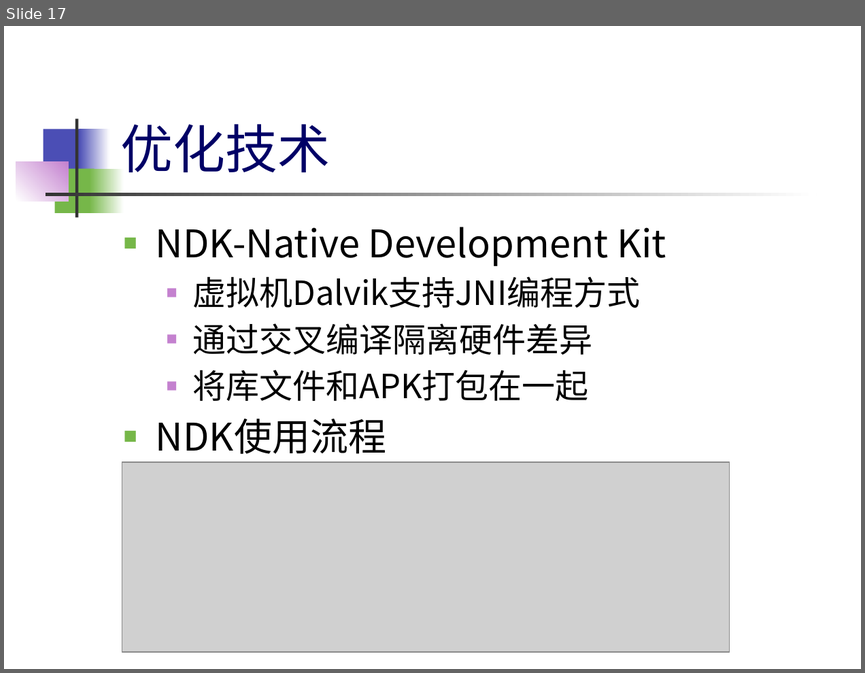
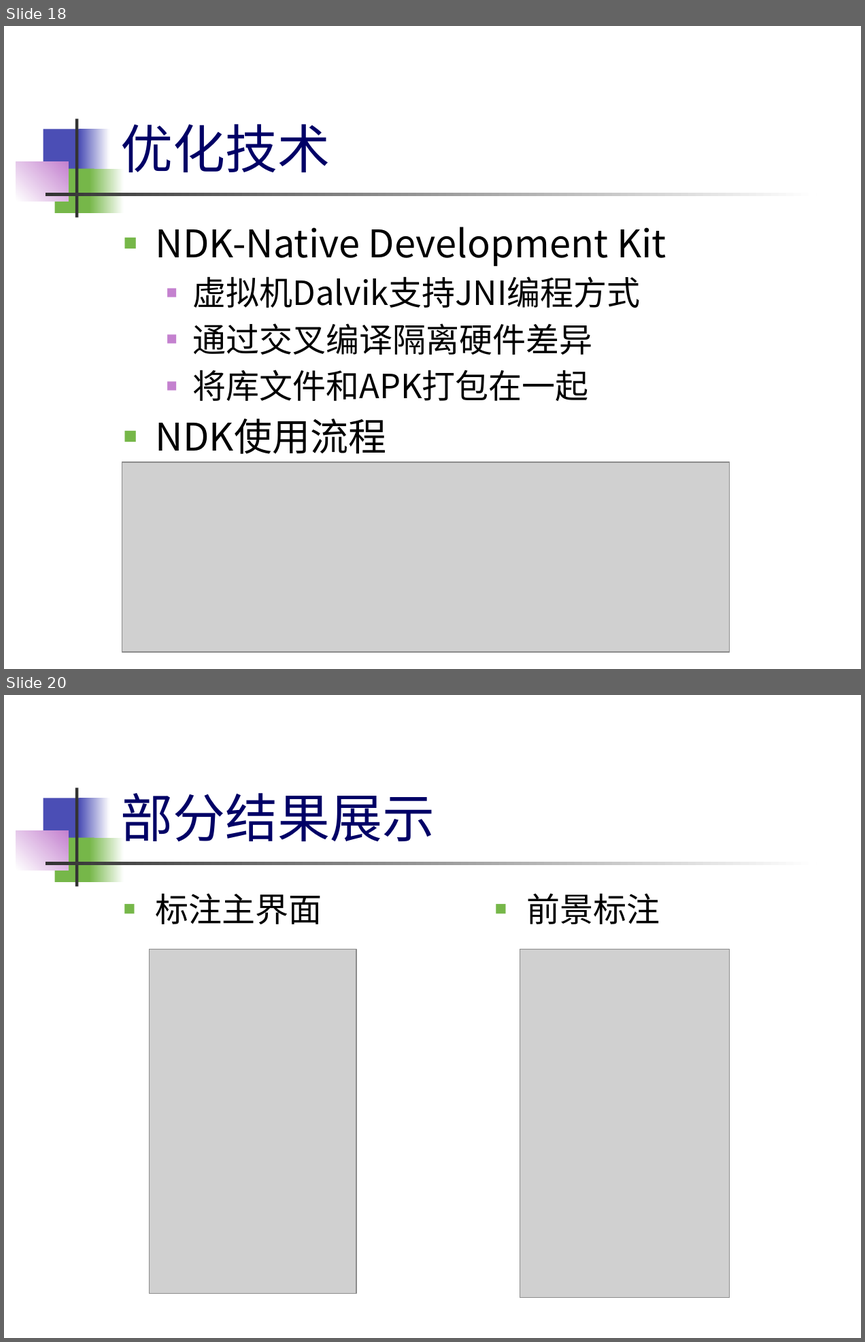
Before and after one commit to eric08/zja-graduation-design, a slide deck: OMG/毕设.pptx. Shown one above the other, each under a label of ours: slide 17 before the commit, slides 18 and 20 after it; the slides between them are not shown. The pictures are 865x673 and 865x1342 pixels, drawn with LibreOffice and Linux fonts; fonts in the diff are those of the drawing; grey boxes stand for pictures. Boxes give left, top, right and bottom in pixels: in the first picture for what was removed or moved away, otherwise in the second. Text is boxed around its words. In the diff, an @@ line names an element or a change of style, - is before the commit and + after.

```diff
--- a/OMG/毕设.pptx
+++ b/OMG/毕设.pptx
@@ slide 20 added at [4,695,861,1338], background #FFFFFF; not listed: 7 template elements that a slide beside it also shows @@
@@ title added at [120,793,434,842], 44 pt, text #000066 @@
+部分结果展示
@@ text added at [156,893,322,924], 28 pt, text #000000 @@
+■ 标注主界面
@@ text added at [527,893,660,924], 28 pt, text #000000 @@
+■ 前景标注
@@ picture added at [149,949,356,1293] @@
@@ picture added at [520,949,730,1297] @@
@@ what was slide 17 is now slide 18 @@
```
Also in this commit, not shown: 4 other slides added, 8 other files.
